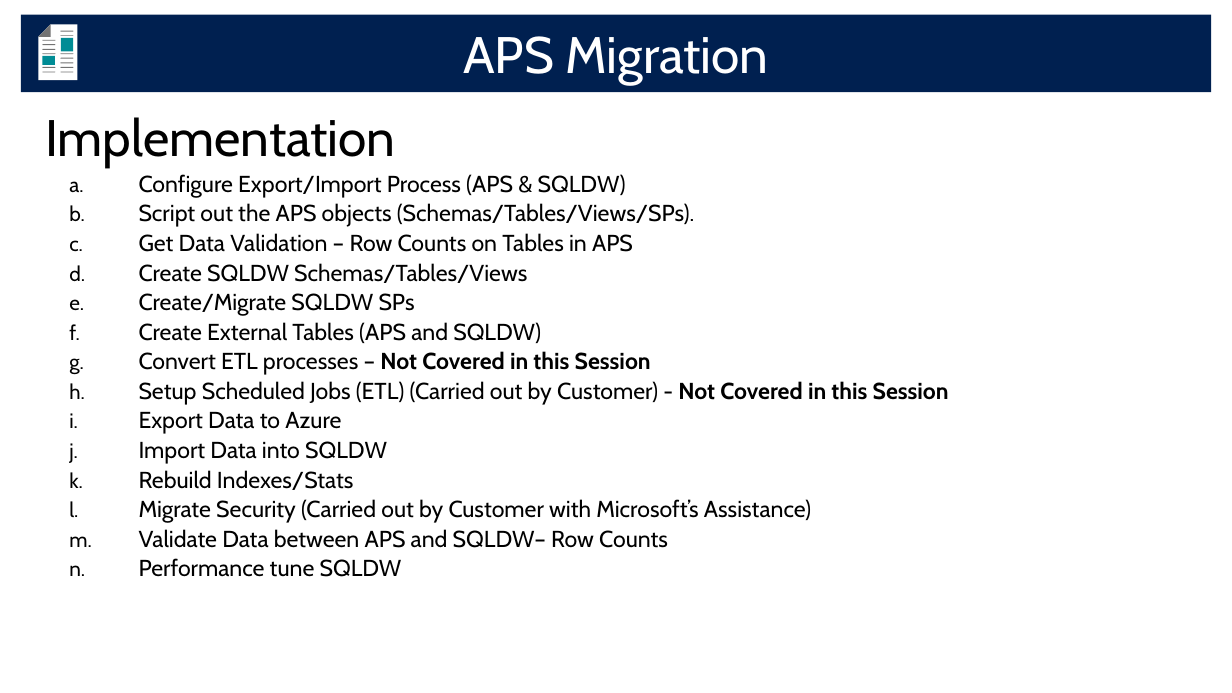
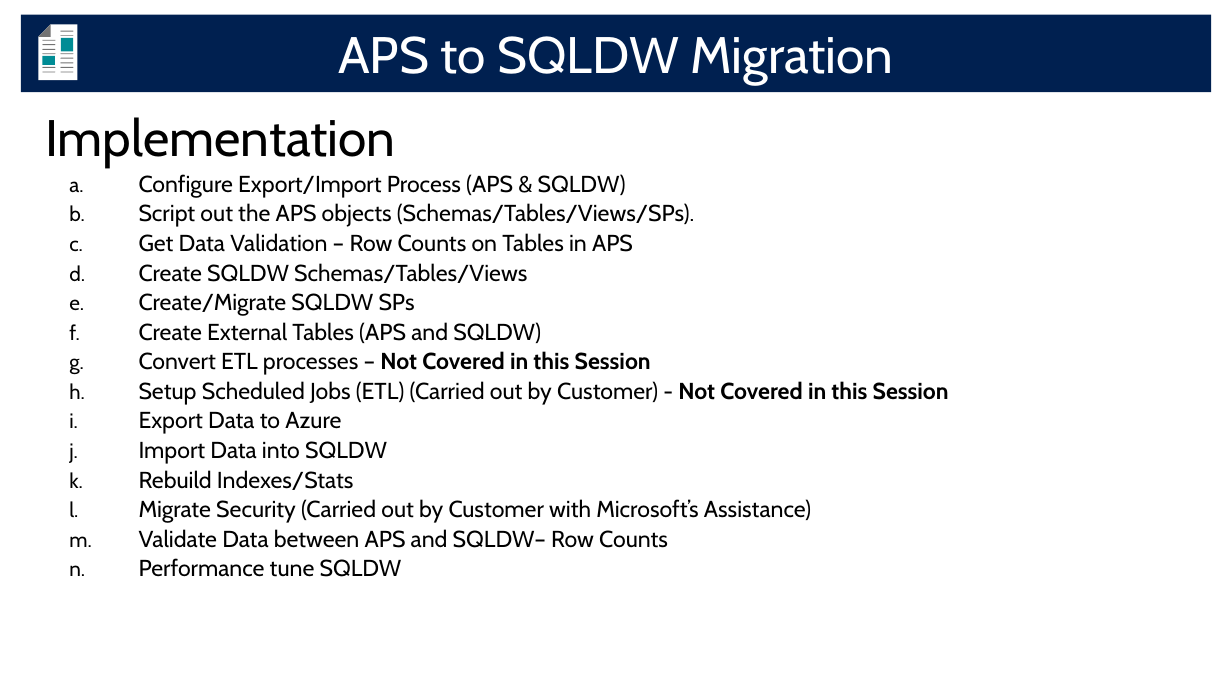
Before and after one commit to microsoft/AzureDWScriptsandUtilities, a slide deck: slide 53 of APS to SQL DW Migration - Schema and Data Migration with PolyBase/APS2SQLDW_Migration.pptx. Drawn at 1232x693 pixels with LibreOffice and Linux fonts; fonts in the diff are those of the drawing; background and template pictures are left out. Boxes give left, top, right and bottom in pixels: in the first picture for what was removed or moved away, otherwise in the second. Text is boxed around its words. In the diff, an @@ line names an element or a change of style, - is before the commit and + after.

```diff
--- a/APS to SQL DW Migration - Schema and Data Migration with PolyBase/APS2SQLDW_Migration.pptx
+++ b/APS to SQL DW Migration - Schema and Data Migration with PolyBase/APS2SQLDW_Migration.pptx
@@ text in rectangle at box(338, 36, 894, 84): text changed @@
-APS Migration
+APS to SQLDW Migration
```
Also in this commit, not shown: 11 other slides changed, 1 slide added, 1 slide removed.
